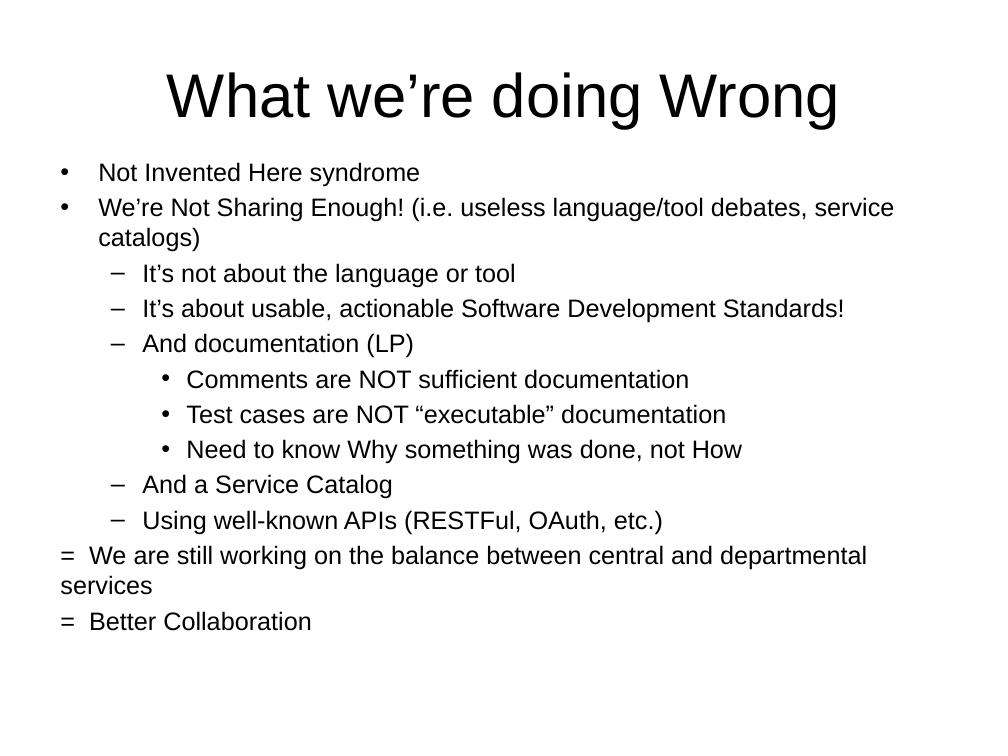
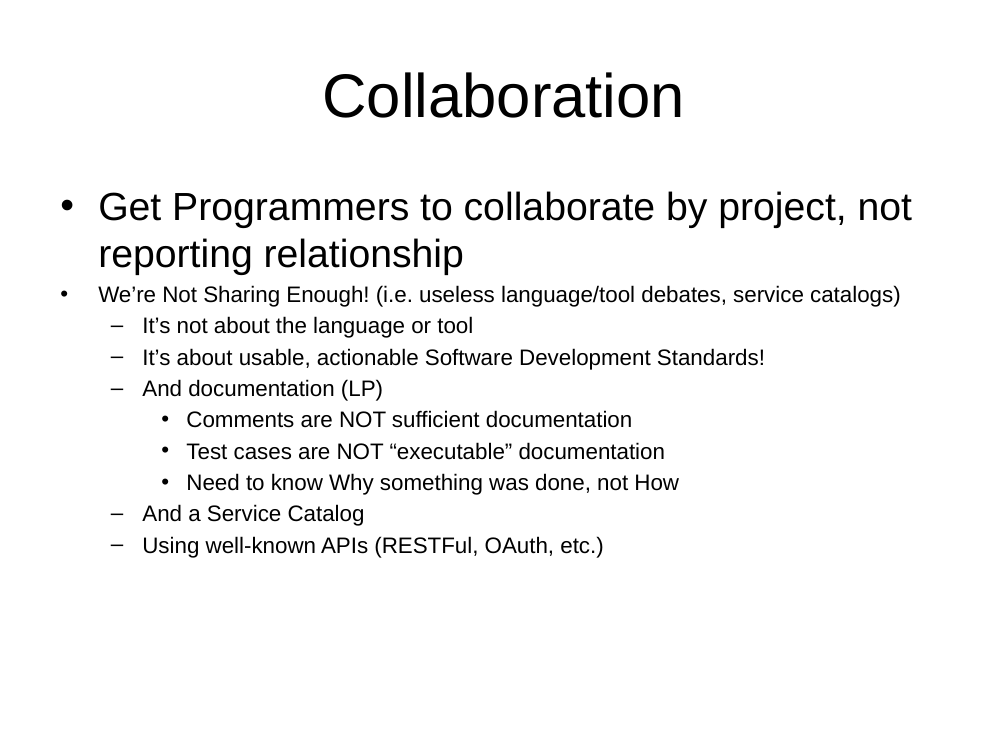
Before and after one commit to acgetchell/Presentations, a slide deck: slide 5 of TIF-Ignite.pptx (slide 11 before the commit). Drawn at 1008x756 pixels with LibreOffice and Linux fonts; fonts in the diff are those of the drawing; background and template pictures are left out. Boxes give left, top, right and bottom in pixels: in the first picture for what was removed or moved away, otherwise in the second. Text is boxed around its words. In the diff, an @@ line names an element or a change of style, - is before the commit and + after.

```diff
--- a/TIF-Ignite.pptx
+++ b/TIF-Ignite.pptx
@@ title at bbox=[322, 72, 685, 118]: text changed @@
-What we’re doing Wrong
+Collaboration
@@ text "Get Programmers to collaborate by ...": place and size @@
-text "Get Programmers to collaborate by ..." at bbox=[60, 162, 895, 631]
+text "Get Programmers to collaborate by ..." at bbox=[98, 191, 912, 558]
@@ text at bbox=[98, 191, 912, 275]: text changed; size 18 to 28 pt @@
-• Not Invented Here syndrome
+  • Get Programmers to collaborate by project, not reporting relationship
@@ text at bbox=[98, 285, 901, 558]: size 18 to 16 pt in "We’re Not Sharing Enough! (i.e. useless language/tool ...", "It’s not about the language or tool", "It’s about usable, actionable Software Development Standards ...", "And documentation (LP)" and 5 more places @@
@@ text at bbox=[60, 545, 867, 631]: paragraphs removed @@
-= We are still working on the balance between central and departmental services
-= Better Collaboration
```
Also in this commit, not shown: 3 other slides changed, 5 slides added, 6 slides removed, 3 other files.
